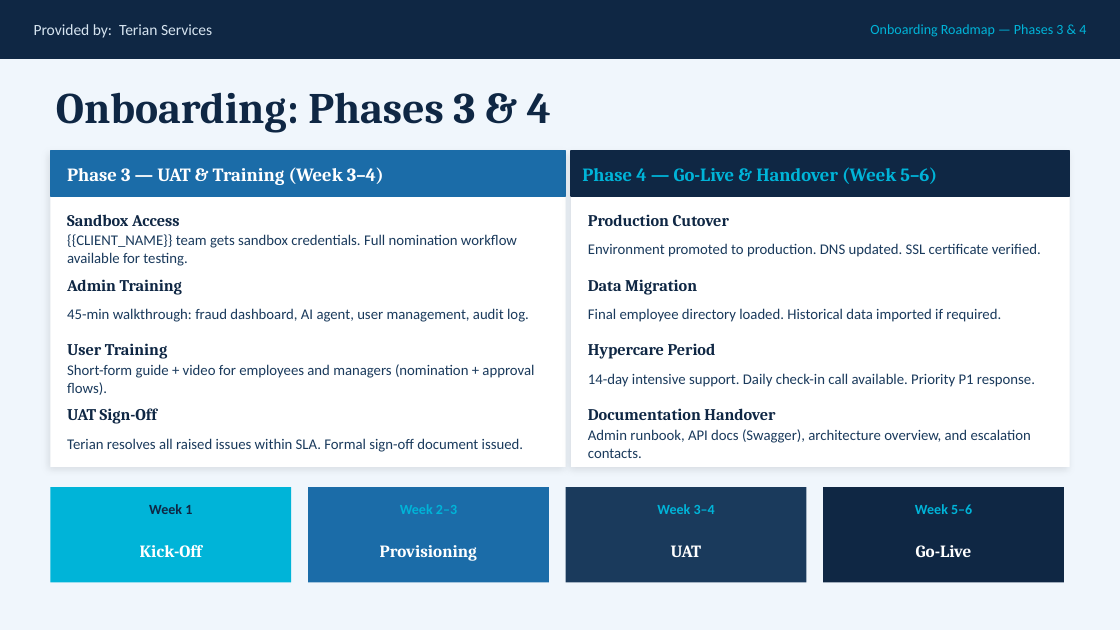
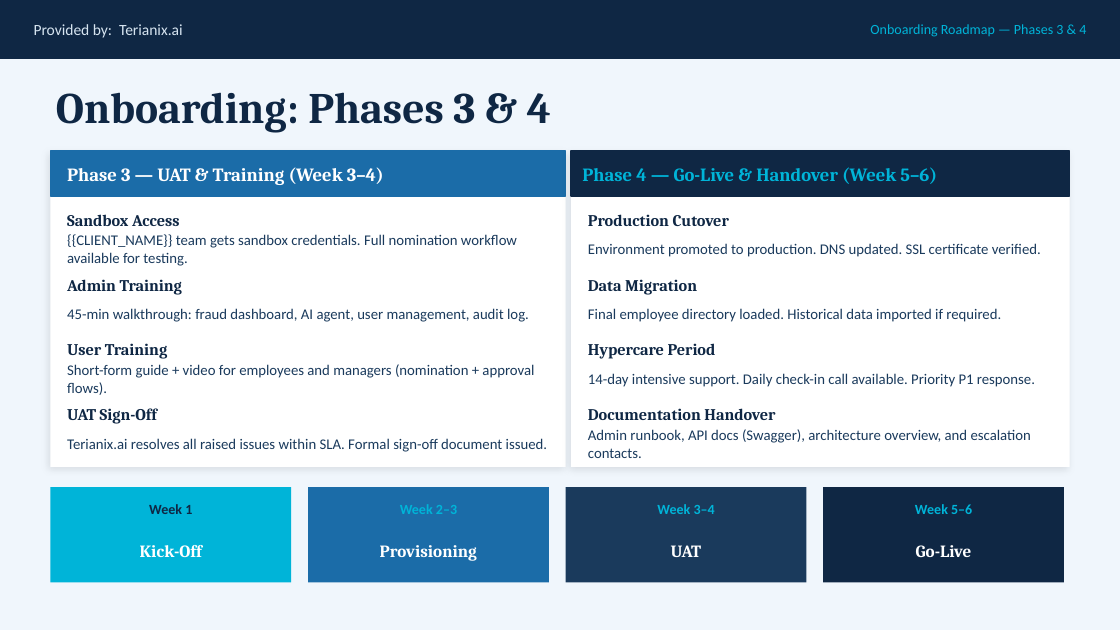
Before and after one commit to DTerian64/Terian_Services, a slide deck: slide 15 of blob_templates/award_nomination_onboarding_template.pptx. Drawn at 1120x630 pixels with LibreOffice and Linux fonts; fonts in the diff are those of the drawing. Boxes give left, top, right and bottom in pixels: in the first picture for what was removed or moved away, otherwise in the second. Text is boxed around its words. In the diff, an @@ line names an element or a change of style, - is before the commit and + after.

Commit message:
Terianix in the engagement presentation

```diff
--- a/blob_templates/award_nomination_onboarding_template.pptx
+++ b/blob_templates/award_nomination_onboarding_template.pptx
@@ text at (34,24,183,38): text changed @@
-Provided by: Terian Services
+Provided by: Terianix.ai
@@ text at (67,438,547,452): text changed @@
-Terian resolves all raised issues within SLA. Formal sign-off document issued.
+Terianix.ai resolves all raised issues within SLA. Formal sign-off document issued.
```
Also in this commit, not shown: 27 other slides changed, 1 other file.
